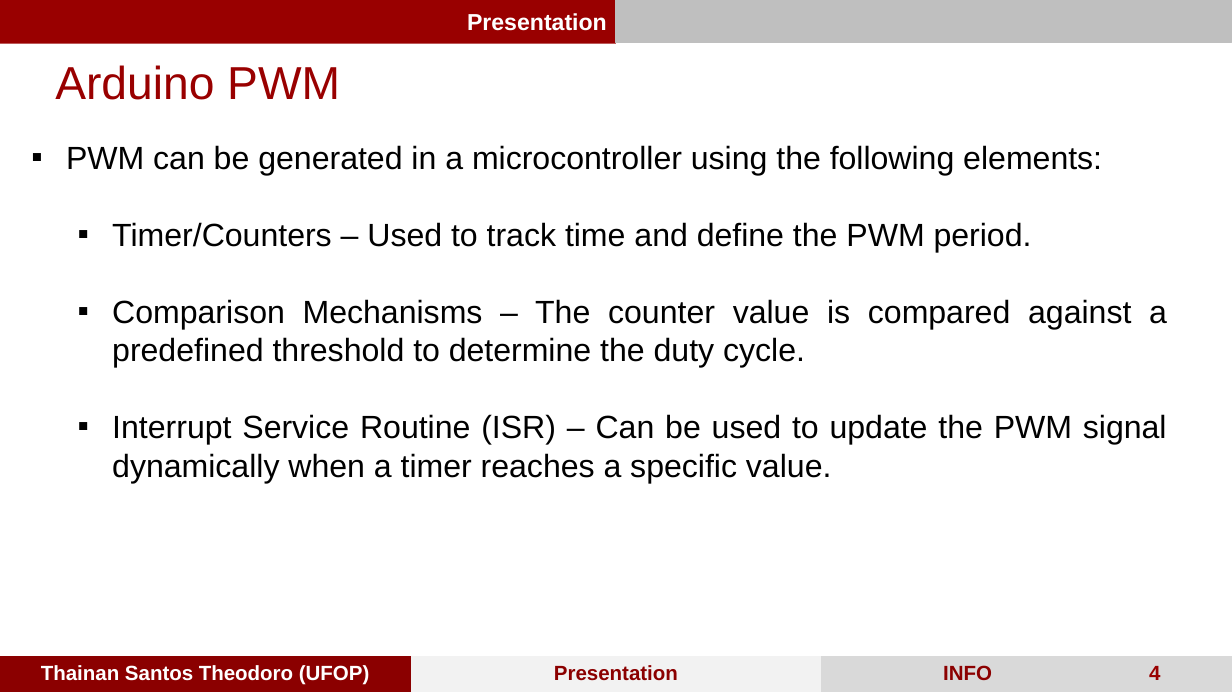
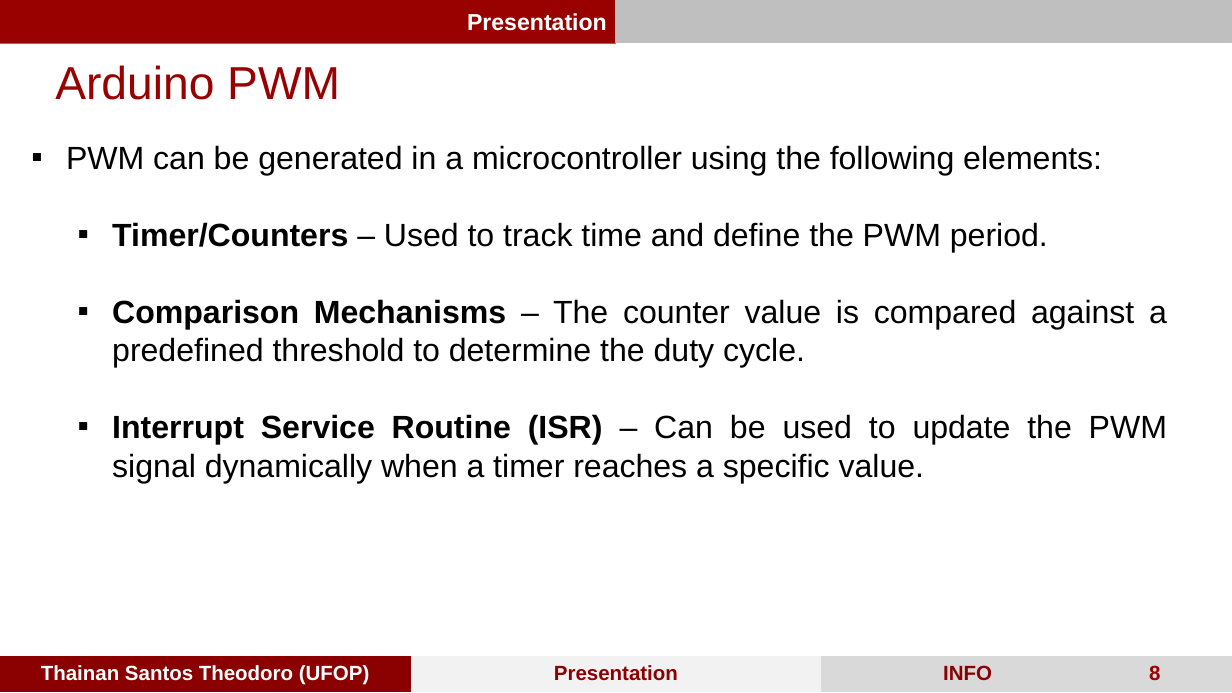
Before and after one commit to ThainanST/sPWM_arduino, a slide deck: slide 8 of Arduino PWM.pptx (slide 4 before the commit). Drawn at 1232x693 pixels with LibreOffice and Linux fonts; fonts in the diff are those of the drawing. Boxes give left, top, right and bottom in pixels: in the first picture for what was removed or moved away, otherwise in the second. Text is boxed around its words. In the diff, an @@ line names an element or a change of style, - is before the commit and + after.

```diff
--- a/Arduino PWM.pptx
+++ b/Arduino PWM.pptx
@@ text at <box>112,222,1167,483</box>: bold on in "Timer/Counters", "Comparison Mechanisms", "Interrupt Service Routine (ISR)" @@
@@ page number at <box>1149,666,1160,680</box>: text changed @@
-4
+8
```
Also in this commit, not shown: 14 other slides changed, 26 slides added, 3 slides removed, 50 other files.
